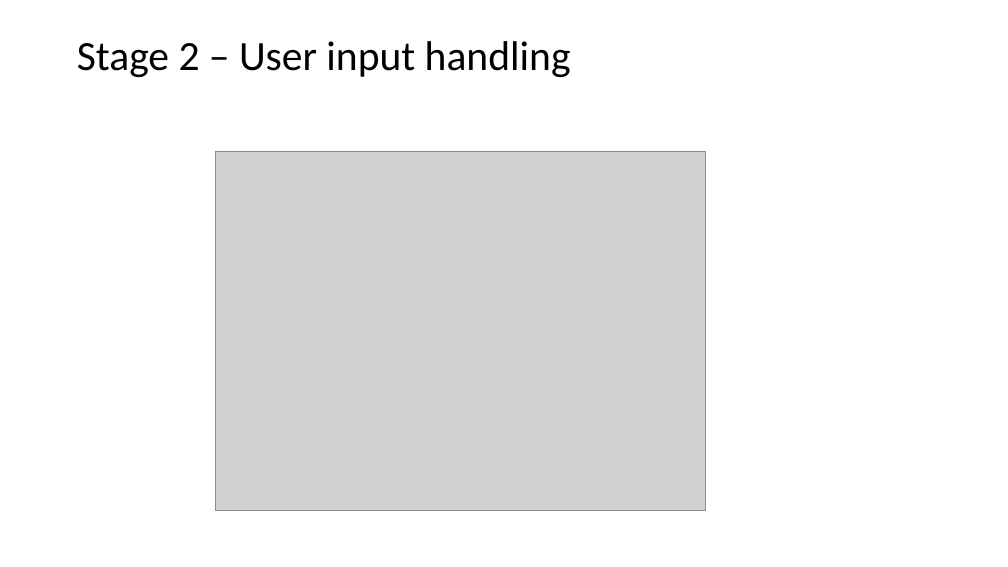
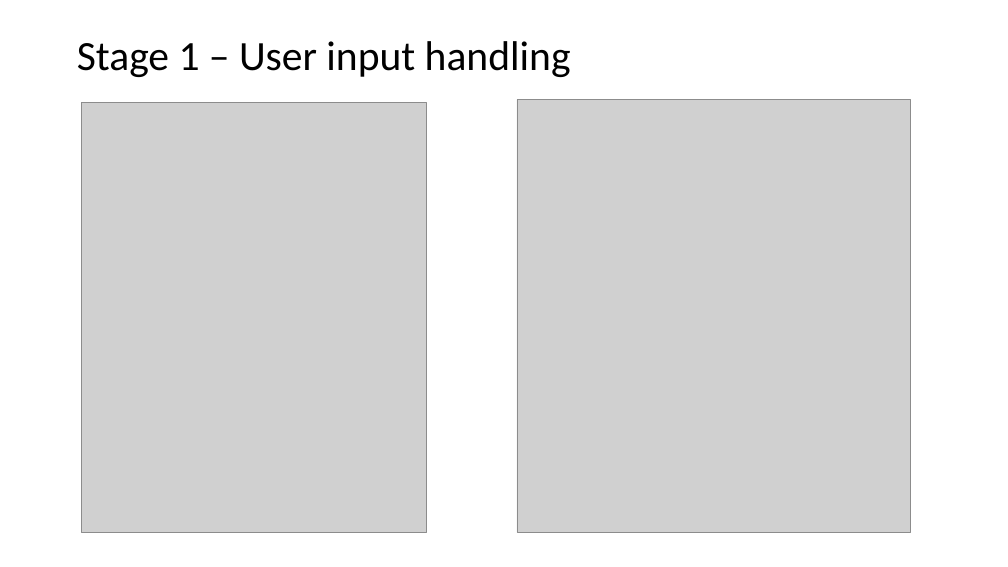
Before and after one commit to devtpc/parking-chatbot, a slide deck: slide 7 of artifacts/DeckChatbot.pptx (slide 2 before the commit). Drawn at 1008x567 pixels with LibreOffice and Linux fonts; fonts in the diff are those of the drawing; grey boxes stand for pictures. Boxes give left, top, right and bottom in pixels: in the first picture for what was removed or moved away, otherwise in the second. Text is boxed around its words. In the diff, an @@ line names an element or a change of style, - is before the commit and + after.

```diff
--- a/artifacts/DeckChatbot.pptx
+++ b/artifacts/DeckChatbot.pptx
@@ title at (77, 41, 571, 77): text changed @@
-Stage 2 – User input handling
+Stage 1 – User input handling
@@ picture added at (82, 103, 426, 532) @@
@@ picture added at (517, 100, 910, 532) @@
@@ picture removed at (216, 151, 706, 511) @@
```
Also in this commit, not shown: 2 other slides changed, 8 slides added, 4 other files.
